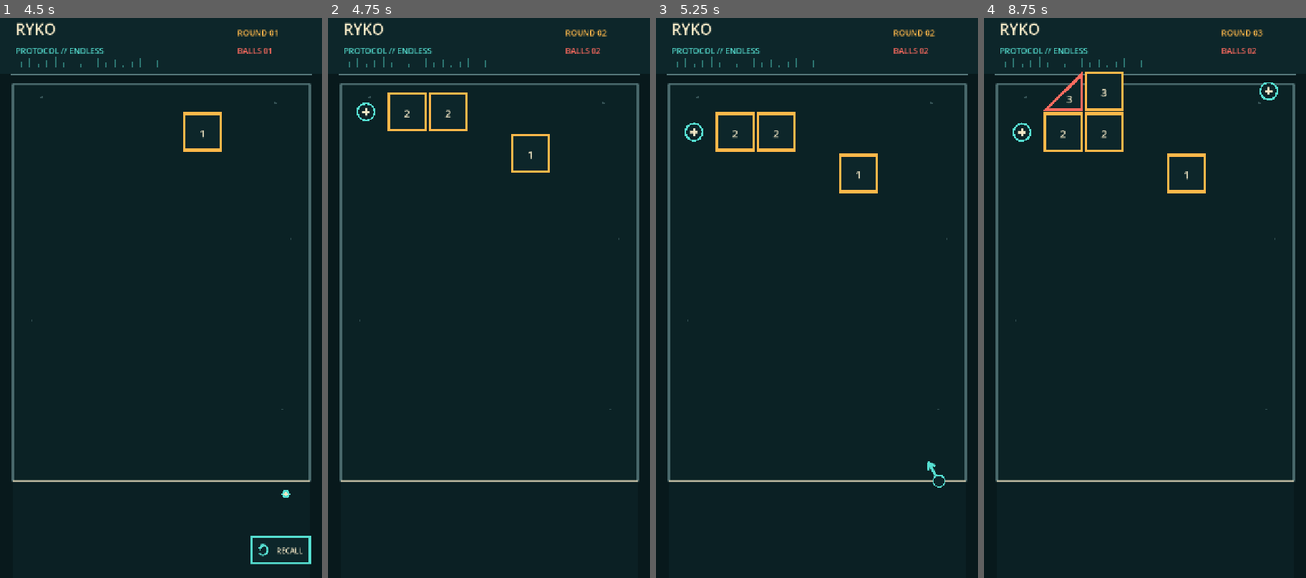
Above: before the commit, frames 1-4 (left to right).
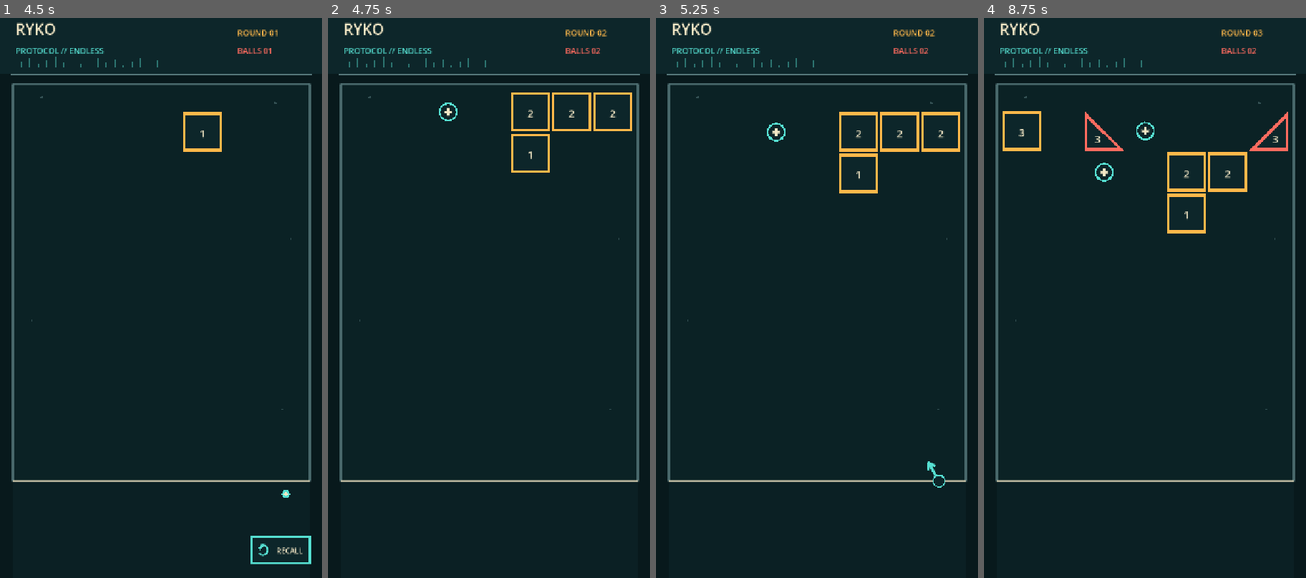
Above: after the commit, the same moments.

Repository: dfagaras/ryko-game
Game: Godot game, scene res://scenes/main.tscn
Two runs of this game, one before a commit and one after it. Both use one fixed random seed, a clock stepped at 60 frames per second and the inputs below.
Inputs (mouse positions are in pixels of both pictures, inside the frame that each line leads up to):
- Up to frame 1 (4.5 s): tap Enter at 0.5, 2.75, 4.25 s; move the mouse to (231, 264) at 0.52 s; click (231, 264) at 0.67 s; tap Space at 1.25, 3.5 s; drag from (96, 320) to (144, 404) at 1.27 s; move the mouse to (193, 163) at 2.02 s; click (193, 163) at 2.17 s; drag from (144, 404) to (64, 208) at 2.77 s; move the mouse to (257, 376) at 3.52 s; click (257, 376) at 3.67 s; drag from (64, 208) to (112, 146) at 4.27 s
- Up to frame 2 (4.75 s): no input
- Up to frame 3 (5.25 s): move the mouse to (833, 292) at 5.02 s; click (833, 292) at 5.17 s
- Up to frame 4 (8.75 s): tap Space at 5.75 s; drag from (1096, 146) to (1080, 320) at 5.77 s; move the mouse to (1215, 264) at 6.52 s; click (1215, 264) at 6.67 s; drag from (1080, 320) to (1128, 404) at 7.27 s; move the mouse to (1177, 163) at 8.02 s; click (1177, 163) at 8.17 s

Frame 1 is identical in both runs. In frame 2, 1.1% of the frame differs, in the area x 8-95%, y 13-21%; in frame 3, 1.4%; in frame 4, 2.4%, in the area x 5-95%, y 9-39%.

Commit message:
feat: add reusable ion beam power

Diff:
--- a/scripts/main.gd
+++ b/scripts/main.gd
@@ -47,6 +47,9 @@
 const REGENERATIVE_GROWTH := 1.5
 const BLACK_HOLE_BLOCK_START_TURN := 5
 const PHASE_BLOCK_START_TURN := 8
+const ION_BEAM_START_TURN := 4
+const ION_BEAM_RADIUS := 20.0
+const ION_BEAM_EFFECT_DURATION := 0.30
 
 const BG := Color("#08191c")
 const PLAYFIELD_BG := Color("#0b2225")
@@ -58,6 +61,7 @@
 const VOID_PURPLE := Color("#b36cff")
 const VOID_DARK := Color("#020608")
 const PHASE_BLUE := Color("#78a8ff")
+const ION_BLUE := Color("#32d8ff")
 const MUTED := Color("#55777a")
 const CREAM := Color("#f3e7c5")
 
@@ -86,6 +90,8 @@
 var balls: Array[Dictionary] = []
 var blocks: Array[Dictionary] = []
 var pickups: Array[Dictionary] = []
+var ion_powers: Array[Dictionary] = []
+var ion_beam_effects: Array[Dictionary] = []
 var fallback_font: Font
 var rng := RandomNumberGenerator.new()
 var run_seed := 0
@@ -157,6 +163,8 @@
 			body.queue_free()
 	balls.clear()
 	pickups.clear()
+	ion_powers.clear()
+	ion_beam_effects.clear()
 
 
 func _cell_center(column: int, row: int) -> Vector2:
@@ -245,6 +253,18 @@
 		"collected": false
 	})
 
+	# Keep the permanent +1 pickup, then use a second empty cell for Ion Beam
+	# when the generated row has enough room.
+	if block_count + 1 < COLUMN_COUNT and rng.randf() < _ion_beam_spawn_chance():
+		var ion_column := columns[block_count + 1]
+		ion_powers.append({
+			"column": ion_column,
+			"row": row,
+			"position": _cell_center(ion_column, row),
+			"activated": false,
+			"triggered_balls": {}
+		})
+
 
 func _block_count_for_turn() -> int:
 	if turn <= 4:
@@ -294,6 +314,16 @@
 	if turn <= 29:
 		return 0.26
 	return 0.32
+
+
+func _ion_beam_spawn_chance() -> float:
+	if turn < ION_BEAM_START_TURN:
+		return 0.0
+	if turn <= 9:
+		return 0.28
+	if turn <= 19:
+		return 0.32
+	return 0.36
 
 
 func _choose_black_hole_sides() -> Array[String]:
@@ -557,6 +587,7 @@
 
 
 func _physics_process(delta: float) -> void:
+	_update_ion_beam_effects(delta)
 	if state == TurnState.ADVANCING:
 		_process_board_advance(delta)
 		queue_redraw()
@@ -590,6 +621,7 @@
 					continue
 
 		_collect_pickups_at(body.position)
+		_activate_ion_powers_at(body)
 		if body.position.y > RETURN_Y + 32.0:
 			_return_ball(entry)
 
@@ -653,6 +685,45 @@
 			pending_ball_bonus += 1
 
 
+func _activate_ion_powers_at(ball: CharacterBody2D) -> void:
+	var ball_id := ball.get_instance_id()
+	for power in ion_powers:
+		var power_position: Vector2 = power["position"]
+		if ball.position.distance_to(power_position) > ION_BEAM_RADIUS + BALL_RADIUS:
+			continue
+		var triggered_balls: Dictionary = power["triggered_balls"]
+		if triggered_balls.has(ball_id):
+			continue
+		triggered_balls[ball_id] = true
+		power["activated"] = true
+		_fire_ion_beam(power_position.y)
+
+
+func _fire_ion_beam(beam_y: float) -> void:
+	ion_beam_effects.append({
+		"y": beam_y,
+		"elapsed": 0.0
+	})
+	for item in blocks:
+		var body: StaticBody2D = item["body"] as StaticBody2D
+		if not is_instance_valid(body):
+			continue
+		if String(item.get("variant", "normal")) == "phase" and not bool(item.get("phase_active", true)):
+			continue
+		var block_position: Vector2 = item["position"]
+		if absf(block_position.y - beam_y) <= CELL * 0.5:
+			_hit_block(body)
+
+
+func _update_ion_beam_effects(delta: float) -> void:
+	var active_effects: Array[Dictionary] = []
+	for effect in ion_beam_effects:
+		effect["elapsed"] = float(effect["elapsed"]) + delta
+		if float(effect["elapsed"]) < ION_BEAM_EFFECT_DURATION:
+			active_effects.append(effect)
+	ion_beam_effects = active_effects
+
+
 func _return_ball(entry: Dictionary) -> void:
 	var body: CharacterBody2D = entry["body"] as CharacterBody2D
 	if not first_return_recorded:
@@ -696,6 +767,12 @@
 			remaining_pickups.append(pickup)
 	pickups = remaining_pickups
 
+	var remaining_ion_powers: Array[Dictionary] = []
+	for power in ion_powers:
+		if not bool(power["activated"]):
+			remaining_ion_powers.append(power)
+	ion_powers = remaining_ion_powers
+
 	turn += 1
 	_spawn_row(turn, -1)
 
@@ -713,6 +790,12 @@
 		pickup["move_from"] = pickup_position
 		pickup["move_to"] = pickup_position + Vector2(0.0, ROW_STEP)
 
+	for power in ion_powers:
+		power["row"] = int(power["row"]) + 1
+		var power_position: Vector2 = power["position"]
+		power["move_from"] = power_position
+		power["move_to"] = power_position + Vector2(0.0, ROW_STEP)
+
 
 func _toggle_phase_blocks() -> void:
 	for item in blocks:
@@ -745,6 +828,11 @@
 		var move_from: Vector2 = pickup["move_from"]
 		var move_to: Vector2 = pickup["move_to"]
 		pickup["position"] = move_from.lerp(move_to, eased)
+
+	for power in ion_powers:
+		var move_from: Vector2 = power["move_from"]
+		var move_to: Vector2 = power["move_to"]
+		power["position"] = move_from.lerp(move_to, eased)
 
 	if progress < 1.0:
 		return
@@ -768,6 +856,15 @@
 			visible_pickups.append(pickup)
 	pickups = visible_pickups
 
+	var visible_ion_powers: Array[Dictionary] = []
+	for power in ion_powers:
+		power.erase("move_from")
+		power.erase("move_to")
+		var power_position: Vector2 = power["position"]
+		if power_position.y < LAUNCH_LINE_Y:
+			visible_ion_powers.append(power)
+	ion_powers = visible_ion_powers
+
 	if reached_danger:
 		state = TurnState.GAME_OVER
 		is_aiming = false
@@ -787,6 +884,8 @@
 	_draw_launch_line()
 	_draw_blocks()
 	_draw_pickups()
+	_draw_ion_powers()
+	_draw_ion_beam_effects()
 
 	if state == TurnState.AIMING:
 		_draw_launcher()
@@ -1002,6 +1101,45 @@
 		draw_line(center + Vector2(0, -8), center + Vector2(0, 8), CREAM, 4.0, true)
 
 
+func _draw_ion_powers() -> void:
+	for power in ion_powers:
+		var center: Vector2 = power["position"]
+		var color := CORAL if bool(power["activated"]) else ION_BLUE
+		draw_circle(center, ION_BEAM_RADIUS, Color(PANEL, 0.92))
+		draw_arc(center, ION_BEAM_RADIUS, 0.0, TAU, 32, color, 4.0, true)
+		draw_line(center + Vector2(-12.0, 0.0), center + Vector2(12.0, 0.0), color, 5.0, true)
+		draw_colored_polygon(PackedVector2Array([
+			center + Vector2(-16.0, 0.0),
+			center + Vector2(-8.0, -6.0),
+			center + Vector2(-8.0, 6.0)
+		]), color)
+		draw_colored_polygon(PackedVector2Array([
+			center + Vector2(16.0, 0.0),
+			center + Vector2(8.0, -6.0),
+			center + Vector2(8.0, 6.0)
+		]), color)
+
+
+func _draw_ion_beam_effects() -> void:
+	for effect in ion_beam_effects:
+		var progress := clampf(float(effect["elapsed"]) / ION_BEAM_EFFECT_DURATION, 0.0, 1.0)
+		var pulse := sin(progress * PI)
+		var fade := 1.0 - progress
+		var glow_width := 5.0 + pulse * 17.0
+		var beam_y := float(effect["y"])
+		# Rectangles are clipped by construction to the exact board width.
+		draw_rect(
+			Rect2(Vector2(BOARD_LEFT, beam_y - glow_width * 0.5), Vector2(BOARD_RIGHT - BOARD_LEFT, glow_width)),
+			Color(ION_BLUE, fade * 0.34),
+			true
+		)
+		draw_rect(
+			Rect2(Vector2(BOARD_LEFT, beam_y - 2.0), Vector2(BOARD_RIGHT - BOARD_LEFT, 4.0)),
+			Color(CREAM, fade),
+			true
+		)
+
+
 func _draw_launcher() -> void:
 	draw_circle(launcher, 13.0, Color(PANEL, 1.0))
 	draw_arc(launcher, 13.0, 0, TAU, 32, AQUA, 3.0)
